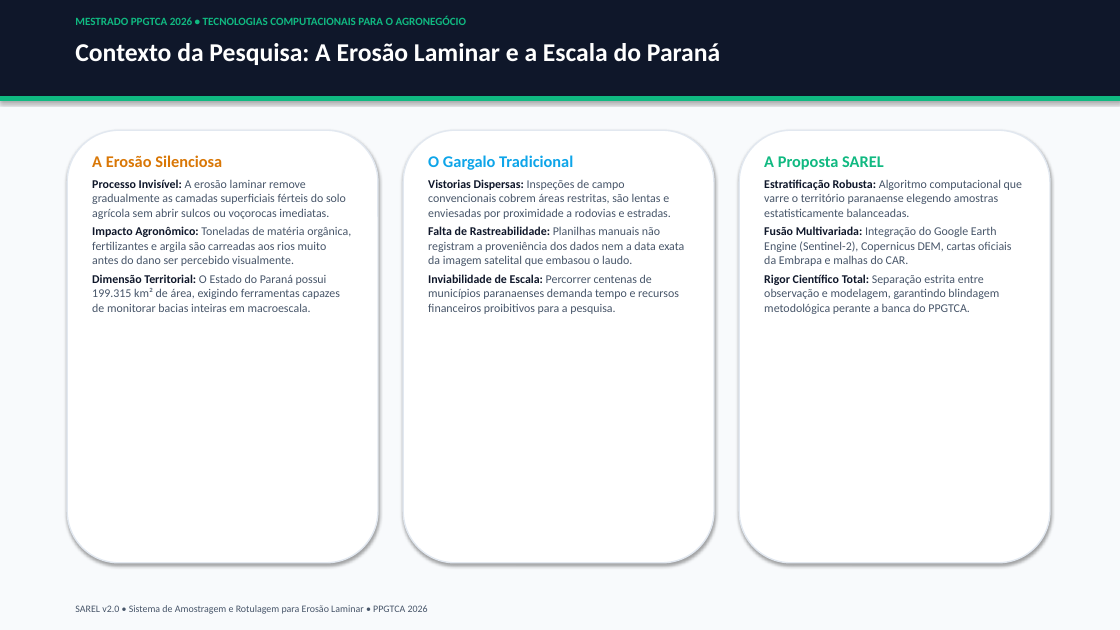
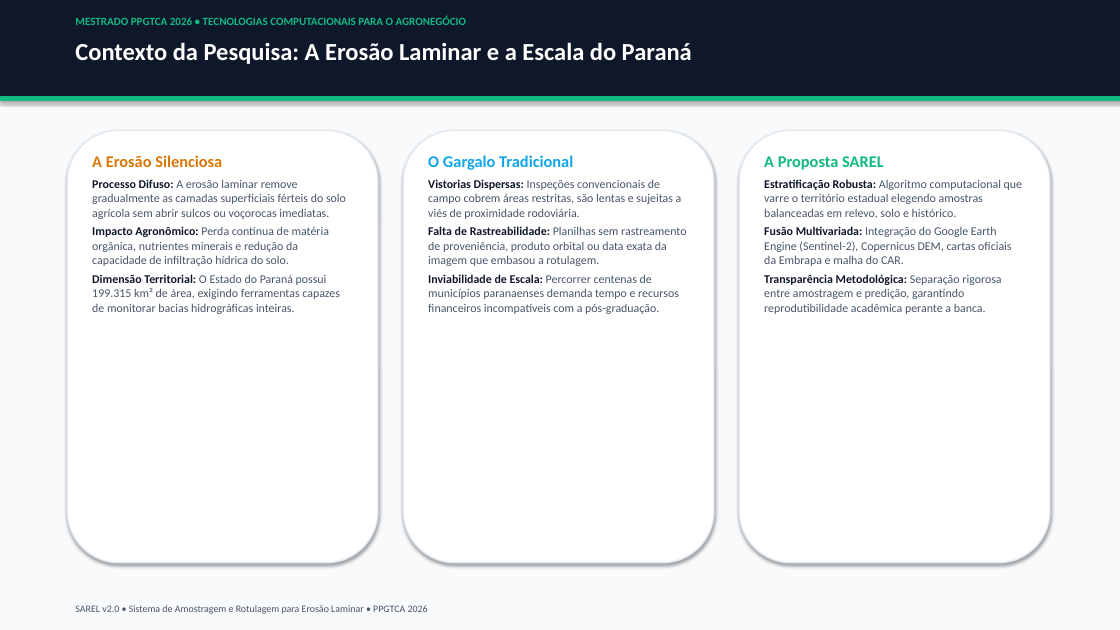
Before and after one commit to RedZardoz/localizador-erosao-v02, a slide deck: slide 2 of Apresentacao_SAREL_PPGTCA_2026.pptx. Drawn at 1120x630 pixels with LibreOffice and Linux fonts; fonts in the diff are those of the drawing. Boxes give left, top, right and bottom in pixels: in the first picture for what was removed or moved away, otherwise in the second. Text is boxed around its words. In the diff, an @@ line names an element or a change of style, - is before the commit and + after.

```diff
--- a/Apresentacao_SAREL_PPGTCA_2026.pptx
+++ b/Apresentacao_SAREL_PPGTCA_2026.pptx
@@ text "Contexto da Pesquisa: A Erosão ..." at (75,42,692,64): size 22 to 21 pt @@
@@ text at (92,179,346,314): text changed @@
-Processo Invisível: A erosão laminar remove gradualmente as camadas superficiais férteis do solo agrícola sem abrir sulcos ou voçorocas imediatas.
-Impacto Agronômico: Toneladas de matéria orgânica, fertilizantes e argila são carreadas aos rios muito antes do dano ser percebido visualmente.
-Dimensão Territorial: O Estado do Paraná possui 199.315 km² de área, exigindo ferramentas capazes de monitorar bacias inteiras em macroescala.
+Processo Difuso: A erosão laminar remove gradualmente as camadas superficiais férteis do solo agrícola sem abrir sulcos ou voçorocas imediatas.
+Impacto Agronômico: Perda contínua de matéria orgânica, nutrientes minerais e redução da capacidade de infiltração hídrica do solo.
+Dimensão Territorial: O Estado do Paraná possui 199.315 km² de área, exigindo ferramentas capazes de monitorar bacias hidrográficas inteiras.
@@ text at (428,179,686,314): text changed @@
-Vistorias Dispersas: Inspeções de campo convencionais cobrem áreas restritas, são lentas e enviesadas por proximidade a rodovias e estradas.
-Falta de Rastreabilidade: Planilhas manuais não registram a proveniência dos dados nem a data exata da imagem satelital que embasou o laudo.
-Inviabilidade de Escala: Percorrer centenas de municípios paranaenses demanda tempo e recursos financeiros proibitivos para a pesquisa.
+Vistorias Dispersas: Inspeções convencionais de campo cobrem áreas restritas, são lentas e sujeitas a viés de proximidade rodoviária.
+Falta de Rastreabilidade: Planilhas sem rastreamento de proveniência, produto orbital ou data exata da imagem que embasou a rotulagem.
+Inviabilidade de Escala: Percorrer centenas de municípios paranaenses demanda tempo e recursos financeiros incompatíveis com a pós-graduação.
@@ text at (764,179,1022,314): text changed @@
-Estratificação Robusta: Algoritmo computacional que varre o território paranaense elegendo amostras estatisticamente balanceadas.
-Fusão Multivariada: Integração do Google Earth Engine (Sentinel-2), Copernicus DEM, cartas oficiais da Embrapa e malhas do CAR.
-Rigor Científico Total: Separação estrita entre observação e modelagem, garantindo blindagem metodológica perante a banca do PPGTCA.
+Estratificação Robusta: Algoritmo computacional que varre o território estadual elegendo amostras balanceadas em relevo, solo e histórico.
+Fusão Multivariada: Integração do Google Earth Engine (Sentinel-2), Copernicus DEM, cartas oficiais da Embrapa e malha do CAR.
+Transparência Metodológica: Separação rigorosa entre amostragem e predição, garantindo reprodutibilidade acadêmica perante a banca.
```
Also in this commit, not shown: 11 other slides changed, 2 slides added, 1 slide removed, 3 other files.
